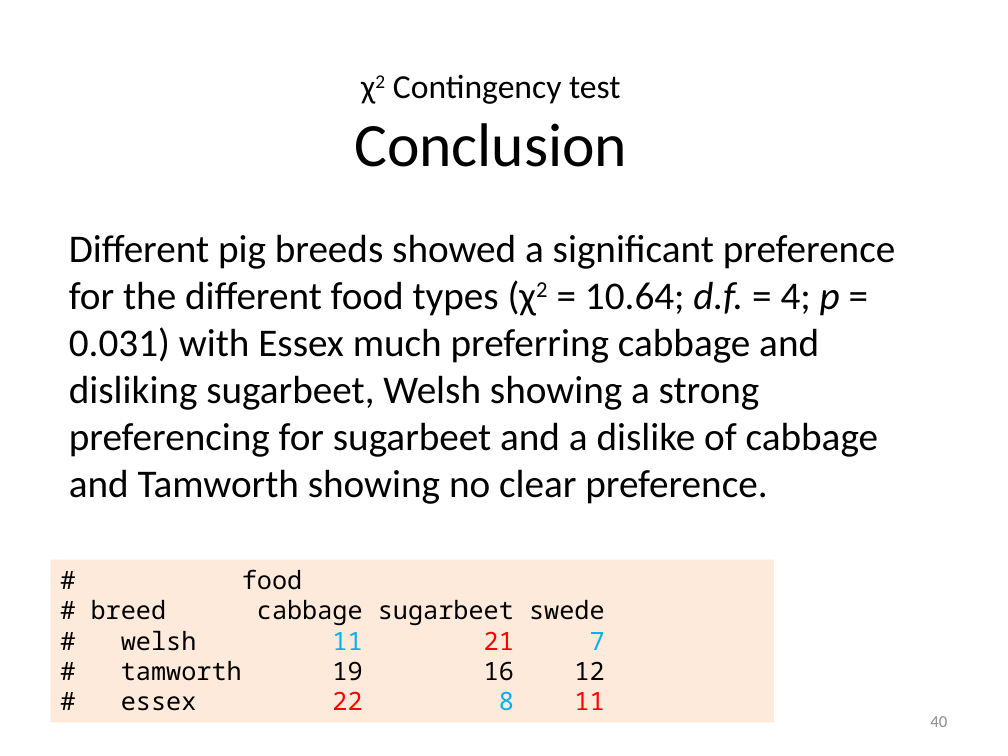
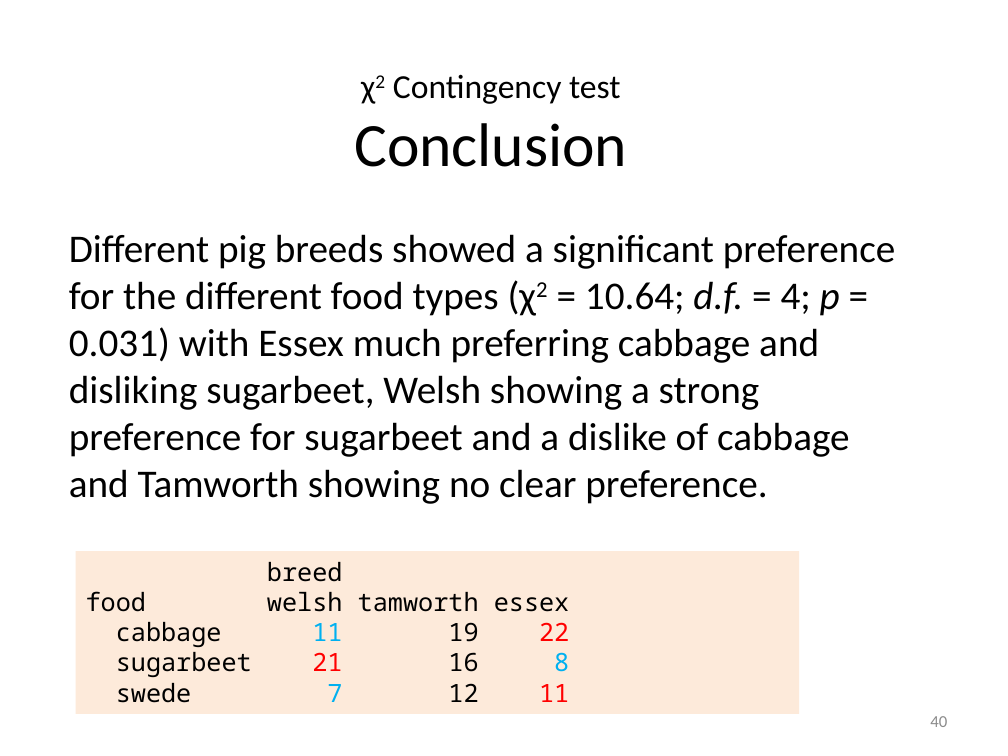
Before and after one commit to 3mmaRand/BIO00017C-Data-Analysis-in-R-2020, a slide deck: slide 40 of slides/09-chi-squared.pptx. Drawn at 1008x756 pixels with LibreOffice and Linux fonts; fonts in the diff are those of the drawing. Boxes give left, top, right and bottom in pixels: in the first picture for what was removed or moved away, otherwise in the second. Text is boxed around its words. In the diff, an @@ line names an element or a change of style, - is before the commit and + after.

```diff
--- a/slides/09-chi-squared.pptx
+++ b/slides/09-chi-squared.pptx
@@ text at [69, 234, 895, 504]: text changed @@
-Different pig breeds showed a significant preference for the different food types (χ2 = 10.64; d.f. = 4; p = 0.031) with Essex much preferring cabbage and disliking sugarbeet, Welsh showing a strong preferencing for sugarbeet and a dislike of cabbage and Tamworth showing no clear preference.
+Different pig breeds showed a significant preference for the different food types (χ2 = 10.64; d.f. = 4; p = 0.031) with Essex much preferring cabbage and disliking sugarbeet, Welsh showing a strong preference for sugarbeet and a dislike of cabbage and Tamworth showing no clear preference.
@@ rectangle "breed": place and size @@
-rectangle "breed" at [50, 559, 774, 723]
+rectangle "breed" at [76, 551, 799, 715]
@@ text in rectangle at [86, 562, 570, 703]: text changed @@
-# food
-# breed cabbage sugarbeet swede
-# welsh 11 21 7
-# tamworth 19 16 12
-# essex 22 8 11
+breed
+food welsh tamworth essex
+cabbage 11 19 22
+sugarbeet 21 16 8
+swede 7 12 11
```
Also in this commit, not shown: 8 other slides changed, 5 other files.
